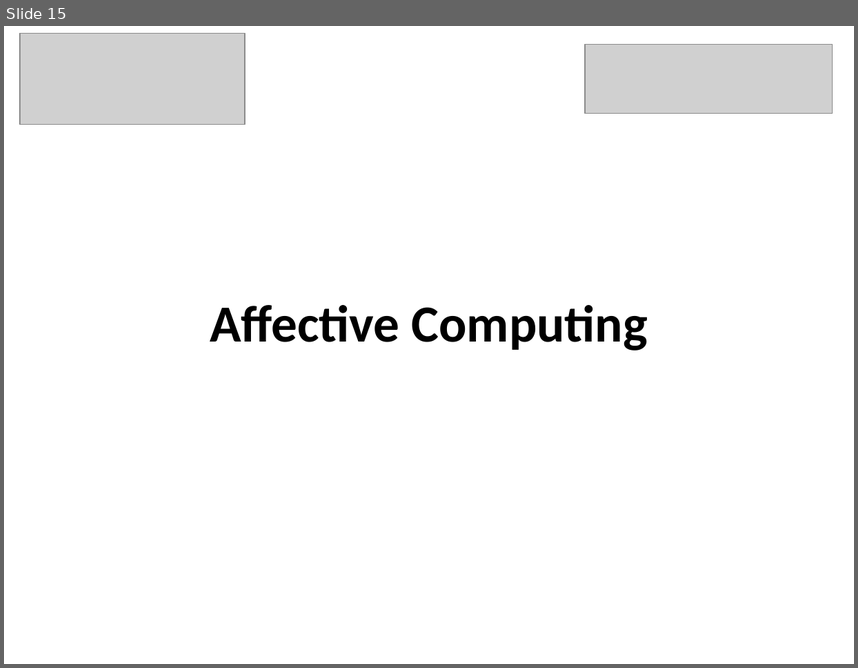
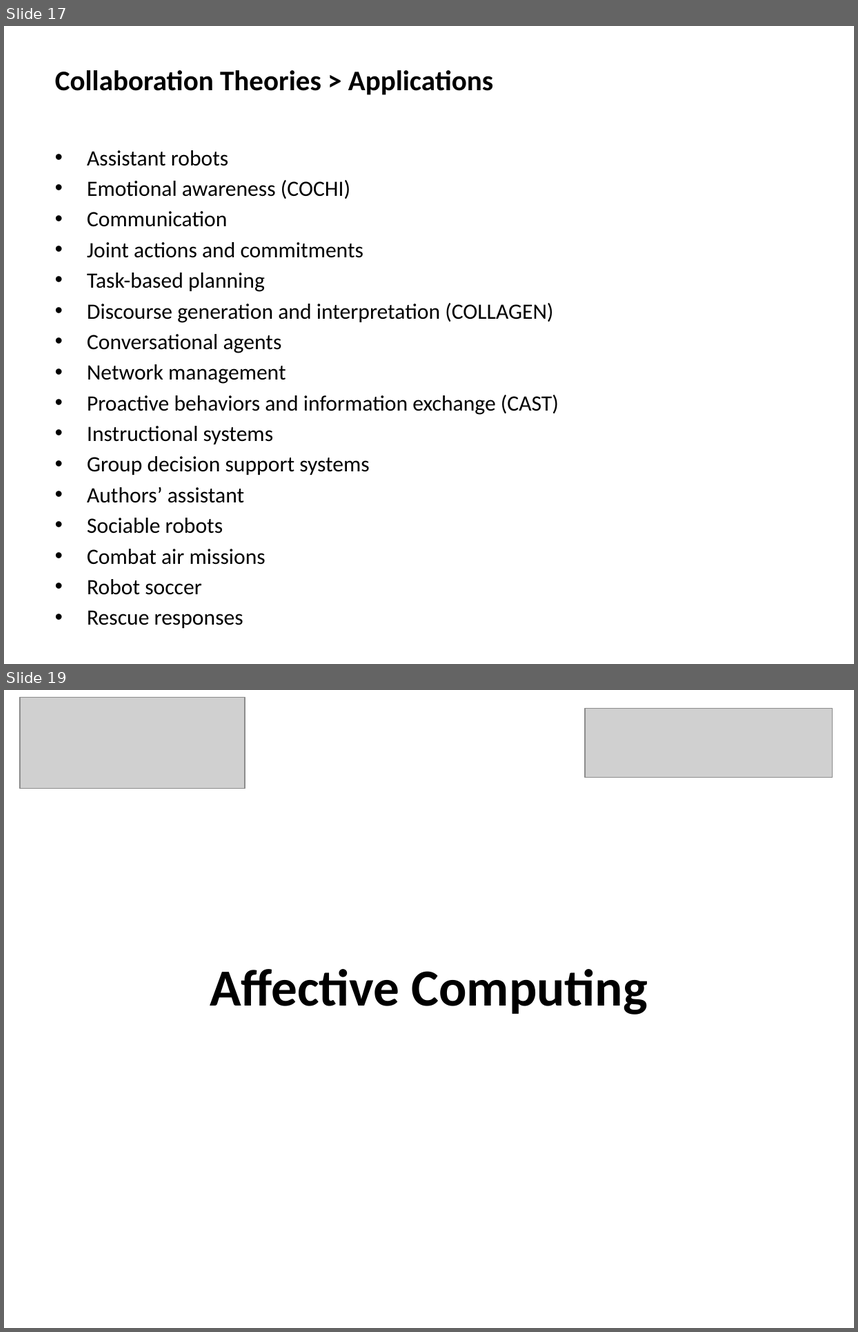
Before and after one commit to mshayganfar/CompExam1, a slide deck: presentation/PhD-comprehensive-exam.pptx. Shown one above the other, each under a label of ours: slide 15 before the commit, slides 17 and 19 after it; the slides between them are not shown. The pictures are 858x668 and 858x1332 pixels, drawn with LibreOffice and Linux fonts; fonts in the diff are those of the drawing; grey boxes stand for pictures. Boxes give left, top, right and bottom in pixels: in the first picture for what was removed or moved away, otherwise in the second. Text is boxed around its words. In the diff, an @@ line names an element or a change of style, - is before the commit and + after.

```diff
--- a/presentation/PhD-comprehensive-exam.pptx
+++ b/presentation/PhD-comprehensive-exam.pptx
@@ slide 17 added at <box>4,26,854,664</box>, background #FFFFFF @@
@@ text added at <box>55,70,493,95</box>, 24 pt, text #000000, bold @@
+Collaboration Theories > Applications
@@ text added at <box>87,150,559,628</box>, 18.5 pt, text #000000 @@
+• Assistant robots
+• Emotional awareness (COCHI)
+• Communication
+• Joint actions and commitments
+• Task-based planning
+• Discourse generation and interpretation (COLLAGEN)
+• Conversational agents
+• Network management
+• Proactive behaviors and information exchange (CAST)
+• Instructional systems
+• Group decision support systems
+• Authors’ assistant
+• Sociable robots
+• Combat air missions
+• Robot soccer
+• Rescue responses
@@ what was slide 15 is now slide 19 @@
```
Also in this commit, not shown: 3 other slides added.
